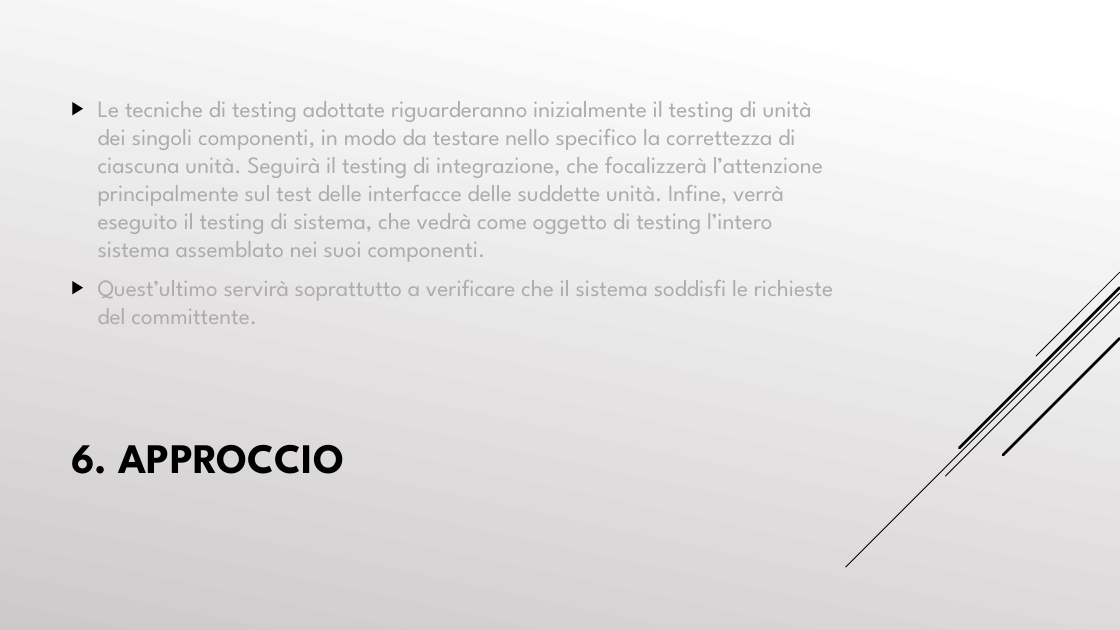
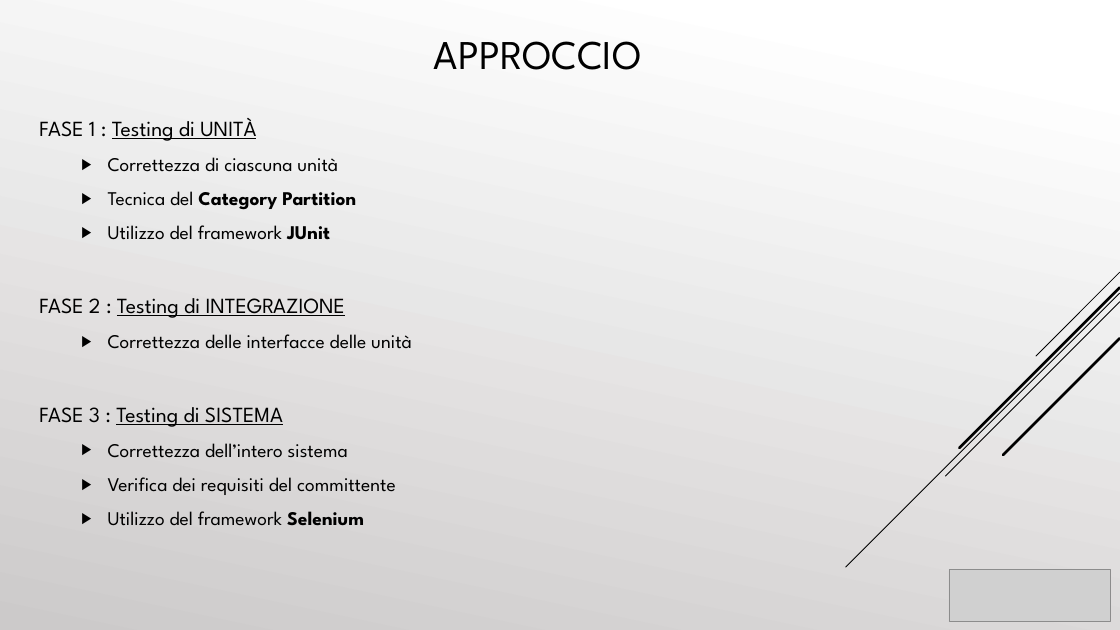
Before and after one commit to cosimob28/GamesHub, a slide deck: slide 48 of Work in progress/Presentazione/GamesHub.pptx. Drawn at 1120x630 pixels with LibreOffice and Linux fonts; fonts in the diff are those of the drawing; grey boxes stand for pictures. Boxes give left, top, right and bottom in pixels: in the first picture for what was removed or moved away, otherwise in the second. Text is boxed around its words. In the diff, an @@ line names an element or a change of style, - is before the commit and + after.

```diff
--- a/Work in progress/Presentazione/GamesHub.pptx
+++ b/Work in progress/Presentazione/GamesHub.pptx
@@ text added at bbox=[434, 41, 642, 70], 35 pt, text #000000 @@
+APPROCCIO
@@ text at bbox=[39, 118, 412, 526]: text changed; size 20 to 16.6 pt; text colour #AFABAB to #000000 @@
-▶ Le tecniche di testing adottate riguarderanno inizialmente il testing di unità dei singoli componenti, in modo da testare nello specifico la correttezza di ciascuna unità. Seguirà il testing di integrazione, che focalizzerà l’attenzione principalmente sul test delle interfacce delle suddette unità. Infine, verrà eseguito il testing di sistema, che vedrà come oggetto di testing l’intero sistema assemblato nei suoi componenti.
-▶ Quest’ultimo servirà soprattutto a verificare che il sistema soddisfi le richieste del committente.
+FASE 1 : Testing di UNITÀ
+  ▶ Correttezza di ciascuna unità
+  ▶ Tecnica del Category Partition
+  ▶ Utilizzo del framework JUnit
+FASE 2 : Testing di INTEGRAZIONE
+  ▶ Correttezza delle interfacce delle unità
+FASE 3 : Testing di SISTEMA
+  ▶ Correttezza dell’intero sistema
+  ▶ Verifica dei requisiti del committente
+  ▶ Utilizzo del framework Selenium
@@ title removed at bbox=[71, 445, 345, 474] @@
-6. APPROCCIO
@@ picture added at bbox=[949, 570, 1111, 622] @@
```
Also in this commit, not shown: 53 other slides changed, 2 slides added, 2 slides removed.
